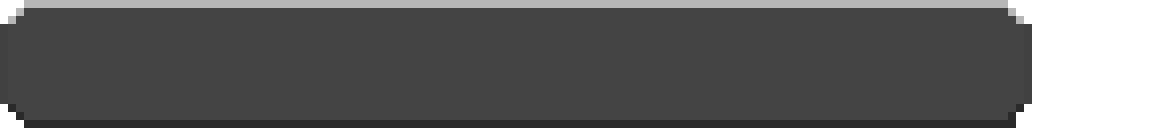
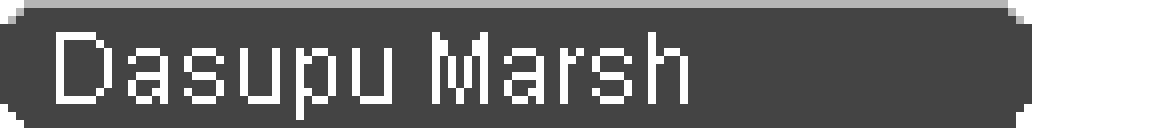
Two versions of the same layered image (1152x128). Layer-by-layer changes:
added layer "Dasupu Marsh" above "BG" over [56,32,688,120]
renamed "pmmlock23.png" to "BG", painted on it over [0,24,1032,128]
renamed "Pasted Layer" to "JP", showed it, painted on it over [80,32,544,120]
